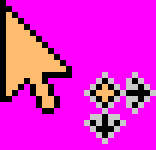
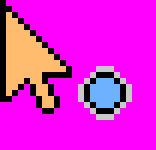
Revision of a layered 156x150 image; what changed, layer by layer:
added layer "ArrowCreateCircle" above "ArrowActionScale" over [78, 66, 132, 120]
hid "ArrowActionScale" over [78, 66, 156, 144]
